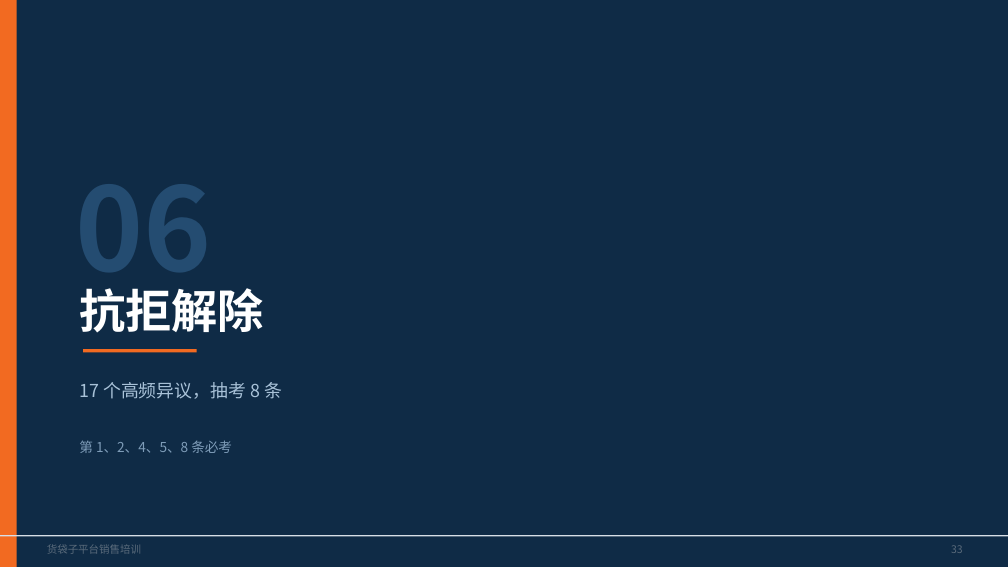
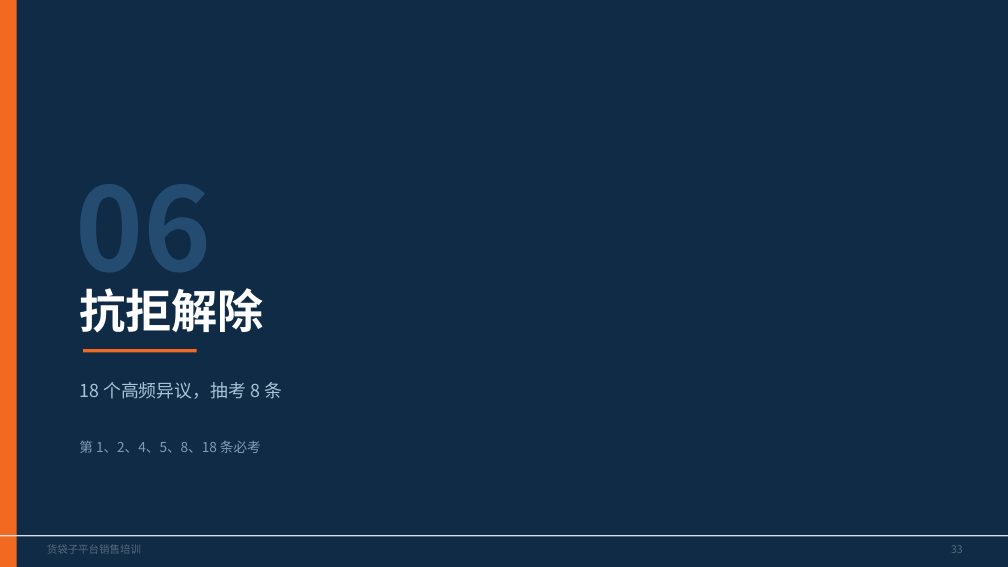
Before and after one commit to so6662001/GongSiDingWei, a slide deck: slide 33 of 货袋子平台销售培训.pptx. Drawn at 1008x567 pixels with LibreOffice and Linux fonts; fonts in the diff are those of the drawing. Boxes give left, top, right and bottom in pixels: in the first picture for what was removed or moved away, otherwise in the second. Text is boxed around its words. In the diff, an @@ line names an element or a change of style, - is before the commit and + after.

```diff
--- a/货袋子平台销售培训.pptx
+++ b/货袋子平台销售培训.pptx
@@ text at (79,382,282,399): text changed @@
-17 个高频异议，抽考 8 条
+18 个高频异议，抽考 8 条
@@ text at (79,440,261,453): text changed @@
-第 1、2、4、5、8 条必考
+第 1、2、4、5、8、18 条必考
```
Also in this commit, not shown: 6 other slides changed, 4 other files.
